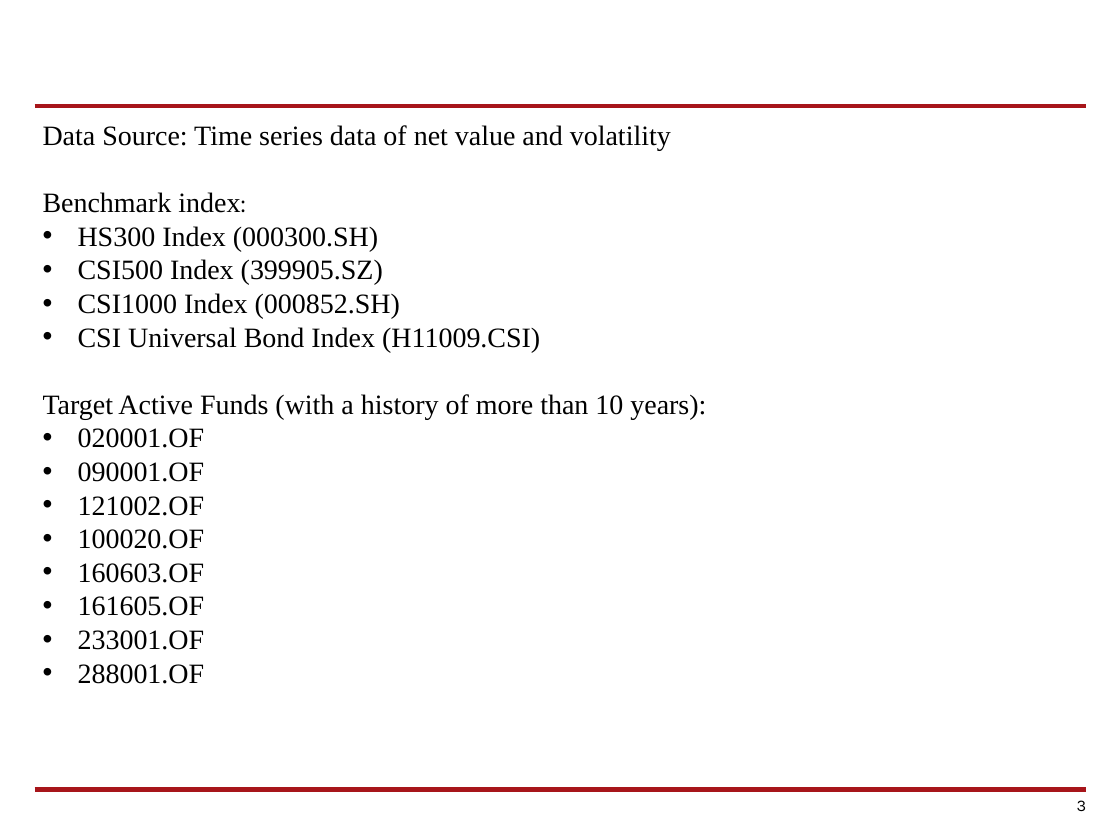
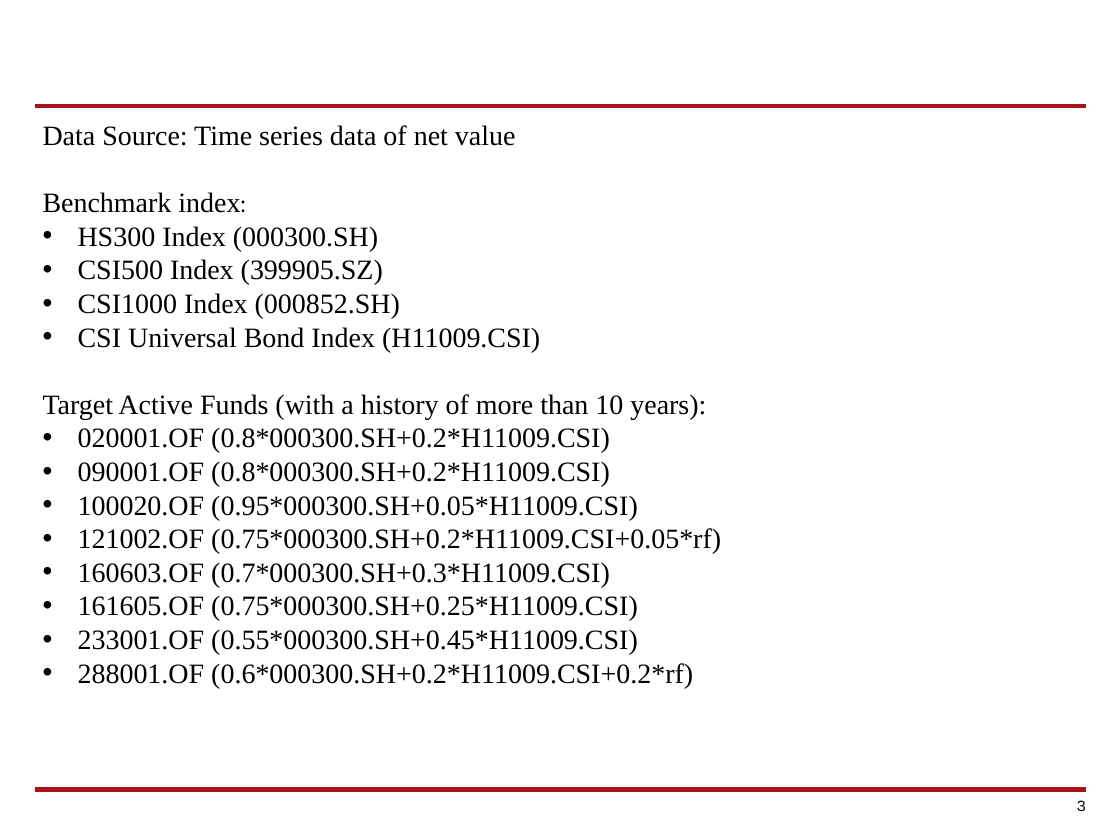
Before and after one commit to 1501213456/2016.M3.TQF-ML.FundPerformanceAttribution, a slide deck: slide 3 of Proposal_Lian Weihang.pptx. Drawn at 1120x840 pixels with LibreOffice and Linux fonts; fonts in the diff are those of the drawing; background and template pictures are left out. Boxes give left, top, right and bottom in pixels: in the first picture for what was removed or moved away, otherwise in the second. Text is boxed around its words. In the diff, an @@ line names an element or a change of style, - is before the commit and + after.

```diff
--- a/Proposal_Lian Weihang.pptx
+++ b/Proposal_Lian Weihang.pptx
@@ text at box(43, 125, 516, 146): text changed @@
-Data Source: Time series data of net value and volatility
+Data Source: Time series data of net value
@@ text at box(78, 428, 721, 688): text changed @@
-• 020001.OF
-• 090001.OF
-• 121002.OF
-• 100020.OF
-• 160603.OF
-• 161605.OF
-• 233001.OF
-• 288001.OF
+• 020001.OF (0.8*000300.SH+0.2*H11009.CSI)
+• 090001.OF (0.8*000300.SH+0.2*H11009.CSI)
+• 100020.OF (0.95*000300.SH+0.05*H11009.CSI)
+• 121002.OF (0.75*000300.SH+0.2*H11009.CSI+0.05*rf)
+• 160603.OF (0.7*000300.SH+0.3*H11009.CSI)
+• 161605.OF (0.75*000300.SH+0.25*H11009.CSI)
+• 233001.OF (0.55*000300.SH+0.45*H11009.CSI)
+• 288001.OF (0.6*000300.SH+0.2*H11009.CSI+0.2*rf)
```
Also in this commit, not shown: 1 other slide changed, 2 other files.
